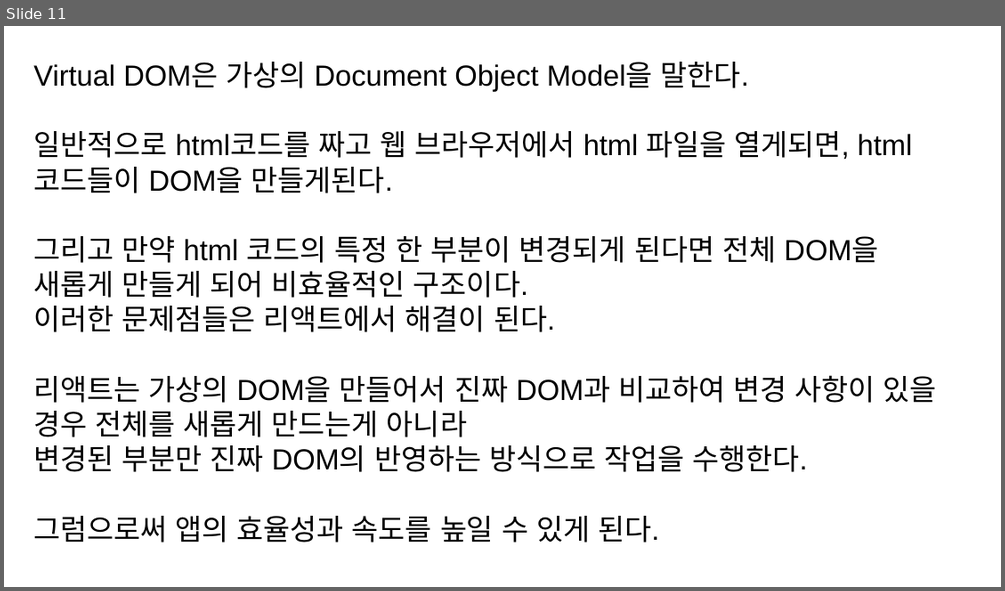
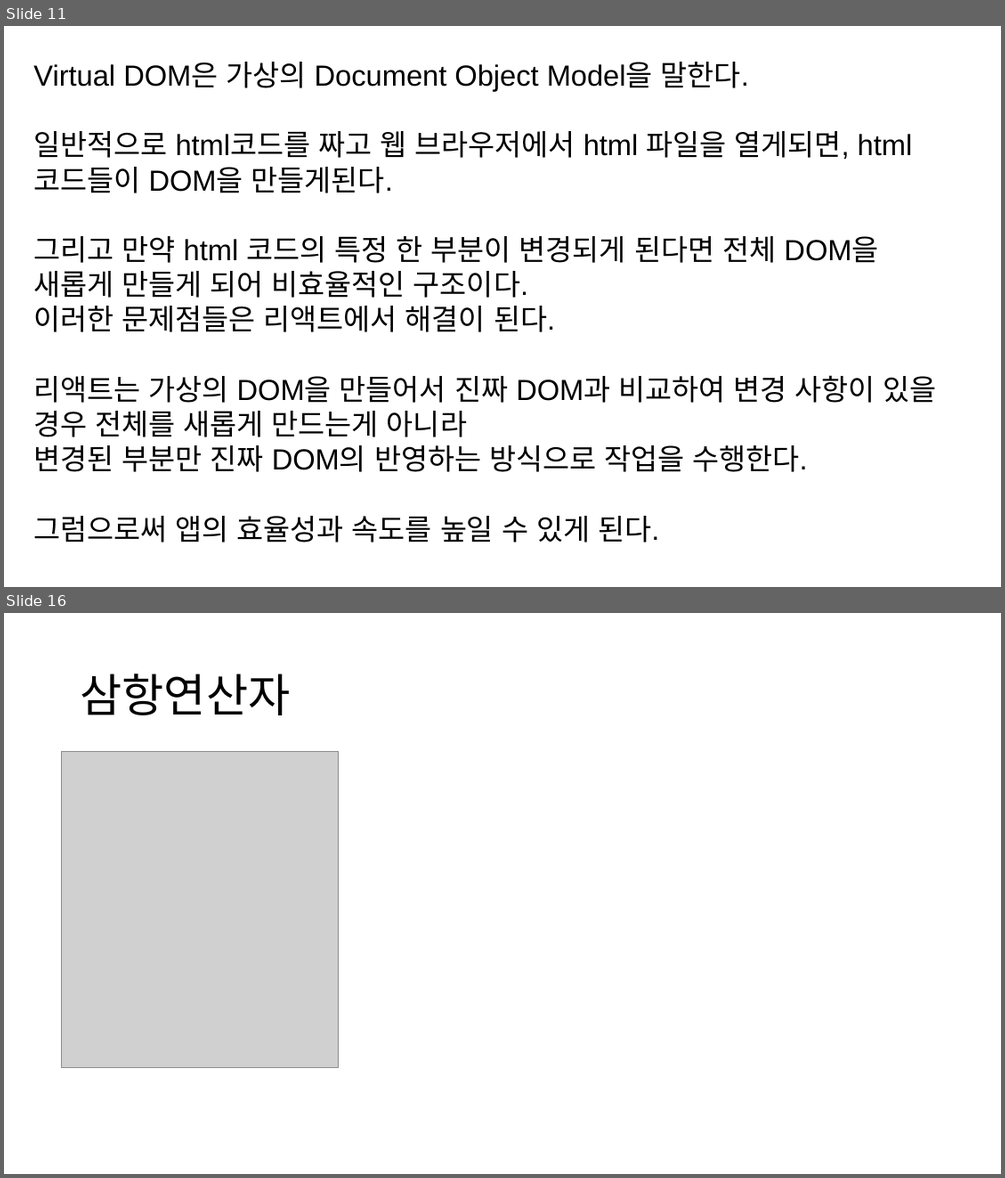
Before and after one commit to ParkNohYul1/study, a slide deck: 리액트/리액트란 무엇인가.pptx. Shown one above the other, each under a label of ours: slide 11 before the commit, slides 11 and 16 after it; the slides between them are not shown. The pictures are 1005x591 and 1005x1178 pixels, drawn with LibreOffice and Linux fonts; fonts in the diff are those of the drawing; grey boxes stand for pictures. Boxes give left, top, right and bottom in pixels: in the first picture for what was removed or moved away, otherwise in the second. Text is boxed around its words. In the diff, an @@ line names an element or a change of style, - is before the commit and + after.

```diff
--- a/리액트/리액트란 무엇인가.pptx
+++ b/리액트/리액트란 무엇인가.pptx
@@ slide 16 added at (4, 613, 1001, 1174), background #FFFFFF @@
@@ title added at (80, 674, 290, 715), 44 pt, text #000000 @@
+삼항연산자
@@ picture added at (62, 751, 339, 1068) @@
```
Also in this commit, not shown: 2 slides changed, 6 other slides added.
